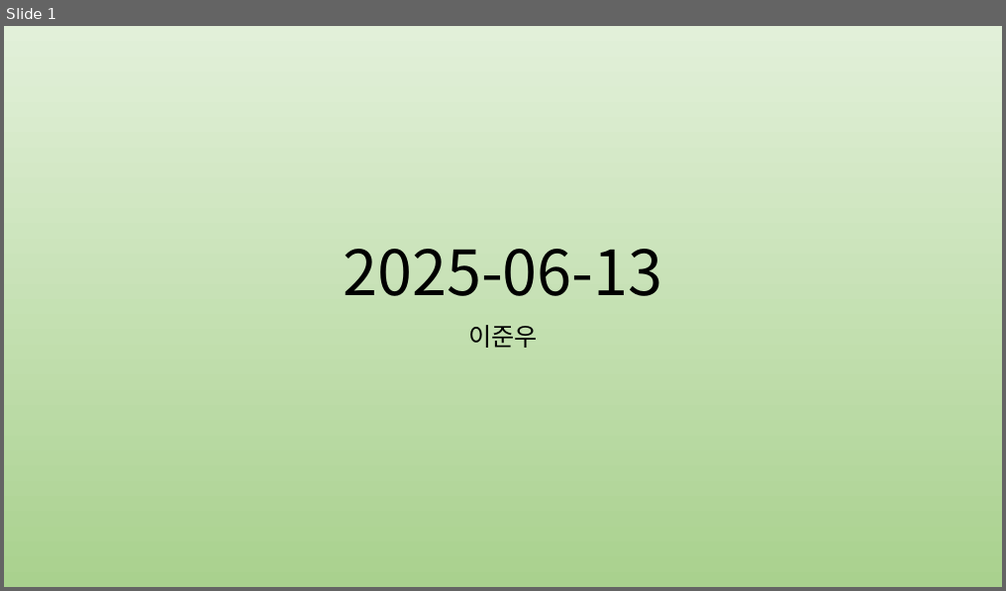
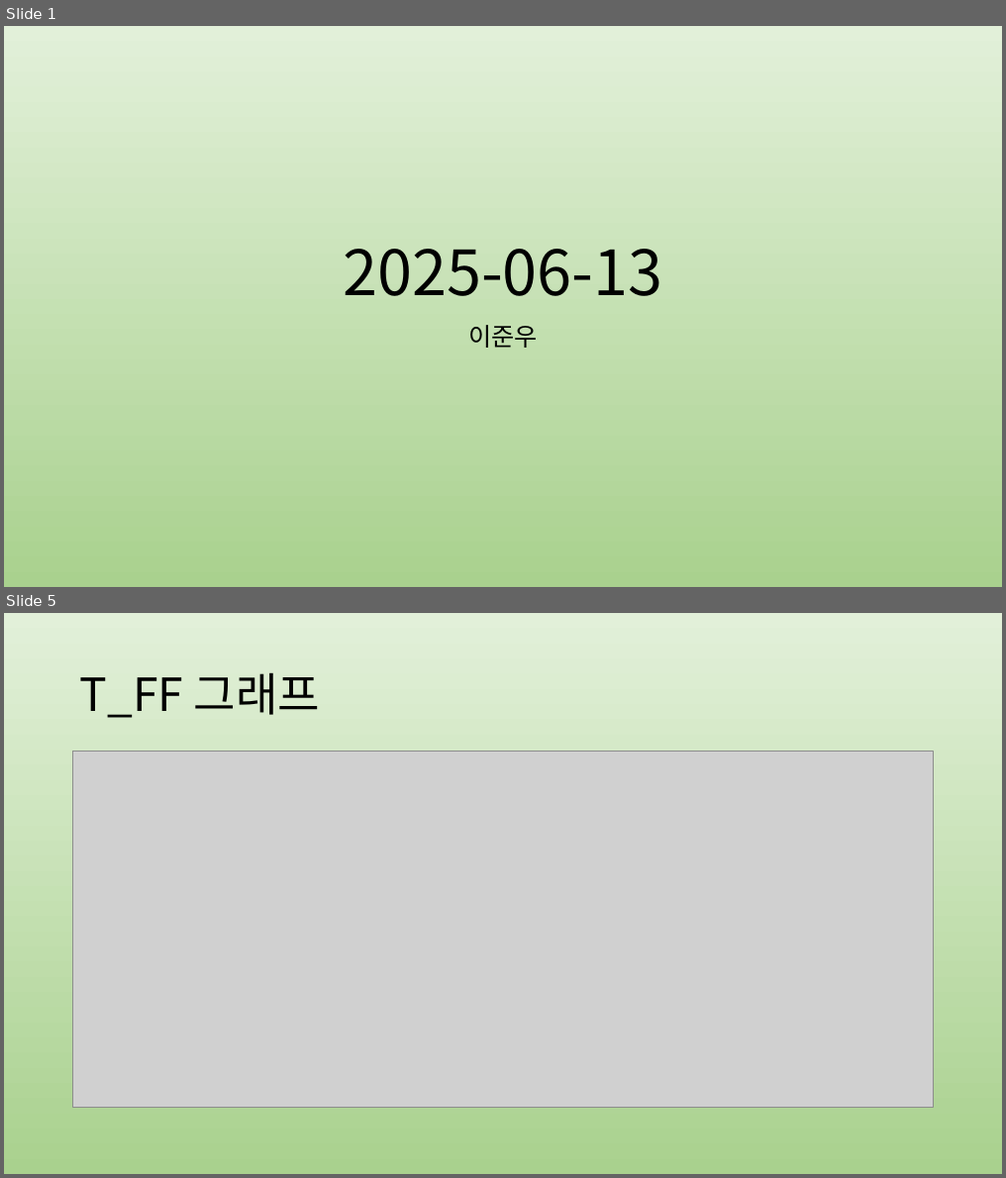
Before and after one commit to jwl1109/IOT, a slide deck: VLSI design 설계 실습/2025-06-13.pptx. Shown one above the other, each under a label of ours: slide 1 before the commit, slides 1 and 5 after it; the slides between them are not shown. The pictures are 1006x591 and 1006x1178 pixels, drawn with LibreOffice and Linux fonts; fonts in the diff are those of the drawing; grey boxes stand for pictures. Boxes give left, top, right and bottom in pixels: in the first picture for what was removed or moved away, otherwise in the second. Text is boxed around its words. In the diff, an @@ line names an element or a change of style, - is before the commit and + after.

```diff
--- a/VLSI design 설계 실습/2025-06-13.pptx
+++ b/VLSI design 설계 실습/2025-06-13.pptx
@@ slide 5 added at (4,613,1002,1174), background gradient #E2F0D9 to #A9D18E @@
@@ title added at (80,672,320,718), 44 pt, text #000000 @@
+T_FF 그래프
@@ picture added at (73,752,934,1108) @@
```
Also in this commit, not shown: 1 slide changed, 2 other slides added.
